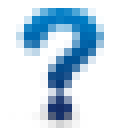
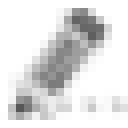
Layer changes from the first 128×128 image to the second:
added layer "Layer 16" above "Layer 14" over left=8, top=8, right=128, bottom=120
hid "Layer 14" over left=8, top=8, right=104, bottom=128
